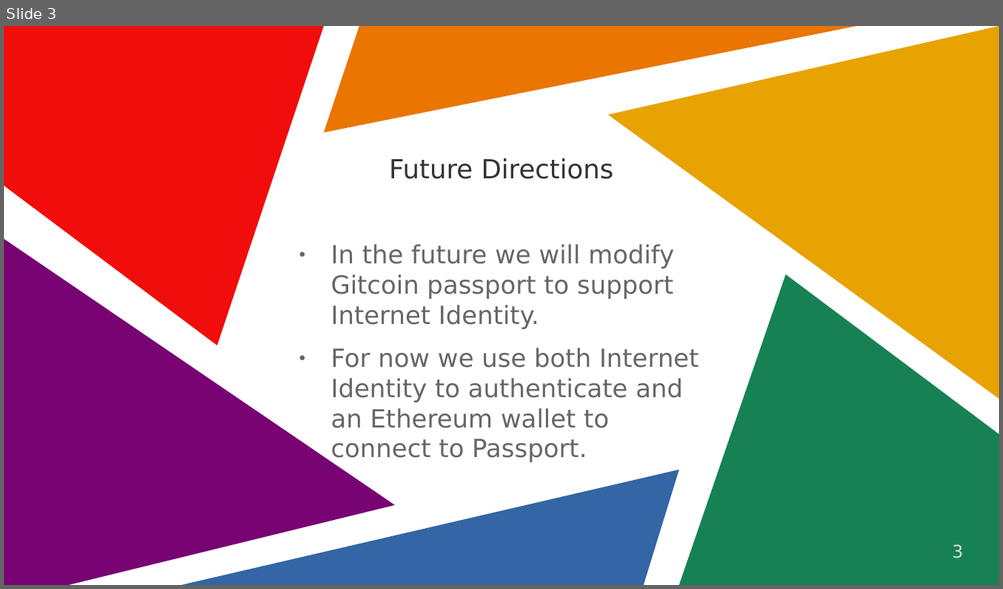
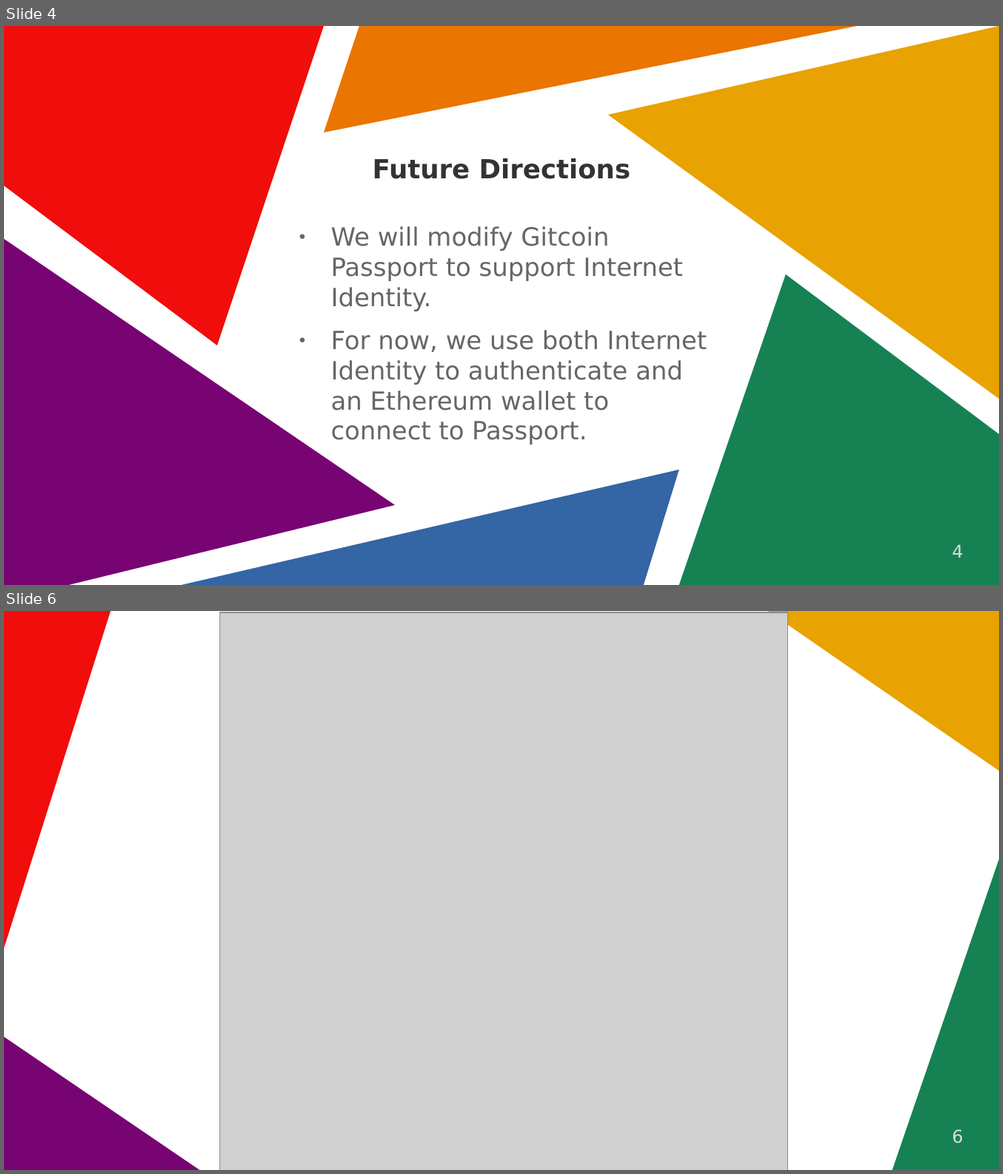
Before and after one commit to vporton/ic-eth-starter, a slide deck: docs/presentation.odp. Shown one above the other, each under a label of ours: slide 3 before the commit, slides 4 and 6 after it; the slides between them are not shown. The pictures are 1003x589 and 1003x1174 pixels, drawn with LibreOffice and Linux fonts; fonts in the diff are those of the drawing; grey boxes stand for pictures. Boxes give left, top, right and bottom in pixels: in the first picture for what was removed or moved away, otherwise in the second. Text is boxed around its words. In the diff, an @@ line names an element or a change of style, - is before the commit and + after.

```diff
--- a/docs/presentation.odp
+++ b/docs/presentation.odp
@@ slide 6 added at (4,611,999,1170), background #FFFFFF @@
@@ freeform shape added at (4,611,111,948), fill #F10D0C @@
@@ picture added at (219,612,788,1170) @@
@@ freeform shape added at (768,611,999,771), fill #E8A202 @@
@@ freeform shape added at (892,860,999,1170), fill #168253 @@
@@ freeform shape added at (4,1037,200,1170), fill #780373 @@
@@ page number added at (952,1130,963,1144), 14 pt, text #DDDDDD @@
+6
@@ what was slide 3 is now slide 4 @@
@@ slide 4 changed as well @@
@@ title "Future Directions" at (373,158,630,179): bold on @@
@@ text at (331,227,707,445): text changed @@
-● In the future we will modify Gitcoin passport to support Internet Identity.
-● For now we use both Internet Identity to authenticate and an Ethereum wallet to connect to Passport.
+● We will modify Gitcoin Passport to support Internet Identity.
+● For now, we use both Internet Identity to authenticate and an Ethereum wallet to connect to Passport.
@@ page number at (952,545,963,558): text changed @@
-3
+4
```
Also in this commit, not shown: 1 other slide changed, 8 other slides added, 1 slide removed.
